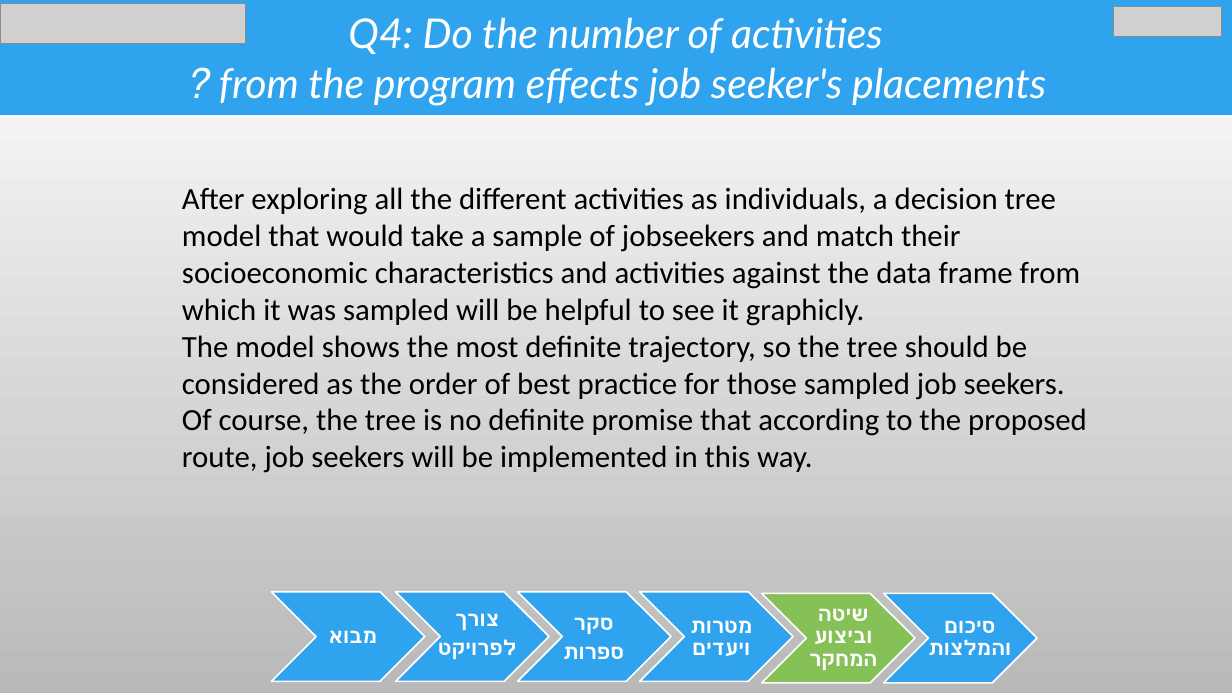
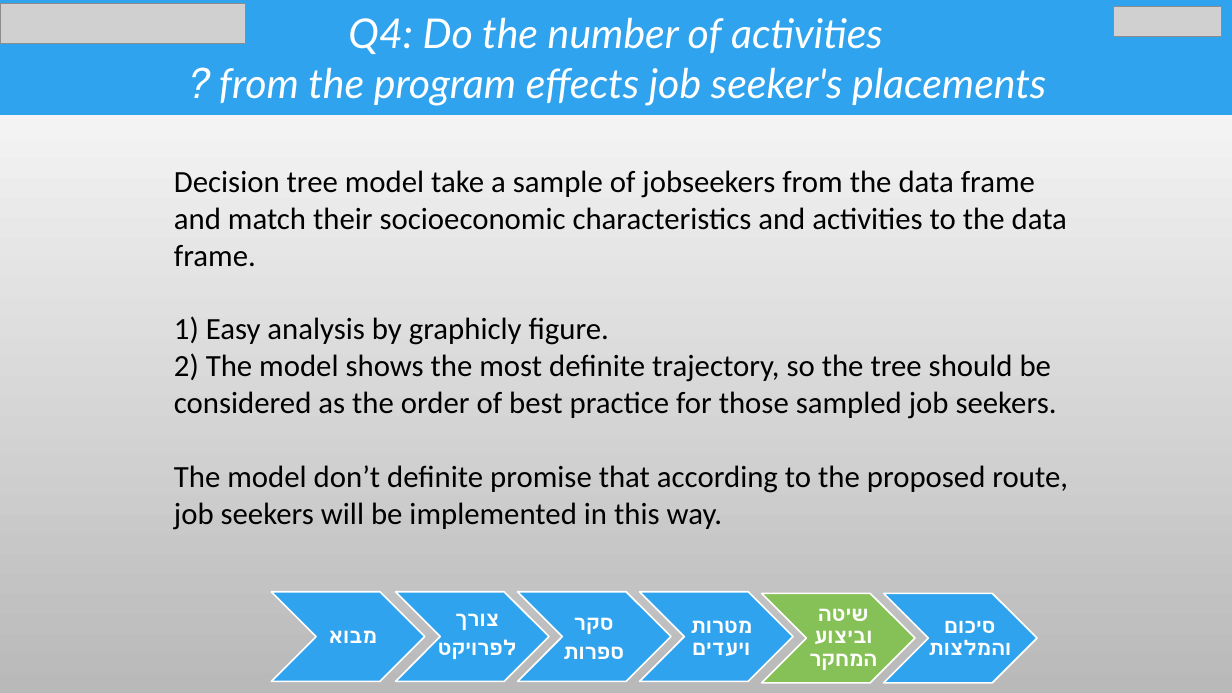
Before and after one commit to chen890/Final-Research-Project---IES, a slide deck: slide 21 of English Final Project.pptx. Drawn at 1232x693 pixels with LibreOffice and Linux fonts; fonts in the diff are those of the drawing; grey boxes stand for pictures; background and template pictures are left out. Boxes give left, top, right and bottom in pixels: in the first picture for what was removed or moved away, otherwise in the second. Text is boxed around its words. In the diff, an @@ line names an element or a change of style, - is before the commit and + after.

```diff
--- a/English Final Project.pptx
+++ b/English Final Project.pptx
@@ text at [174, 170, 1068, 530]: text changed @@
-After exploring all the different activities as individuals, a decision tree model that would take a sample of jobseekers and match their socioeconomic characteristics and activities against the data frame from which it was sampled will be helpful to see it graphicly.
-The model shows the most definite trajectory, so the tree should be considered as the order of best practice for those sampled job seekers. Of course, the tree is no definite promise that according to the proposed route, job seekers will be implemented in this way.
+Decision tree model take a sample of jobseekers from the data frame and match their socioeconomic characteristics and activities to the data frame.
+1) Easy analysis by graphicly figure.
+2) The model shows the most definite trajectory, so the tree should be considered as the order of best practice for those sampled job seekers.
+The model don’t definite promise that according to the proposed route, job seekers will be implemented in this way.
```
Also in this commit, not shown: 21 other slides changed, 2 slides added, 1 slide removed.
